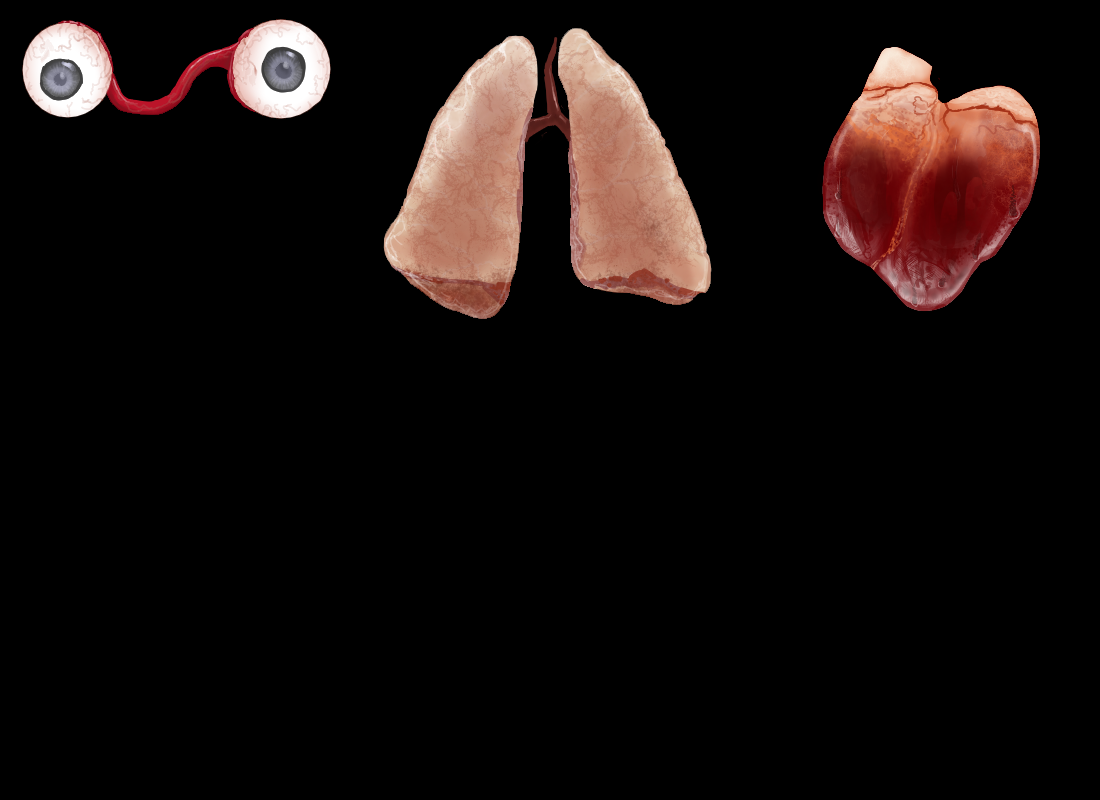
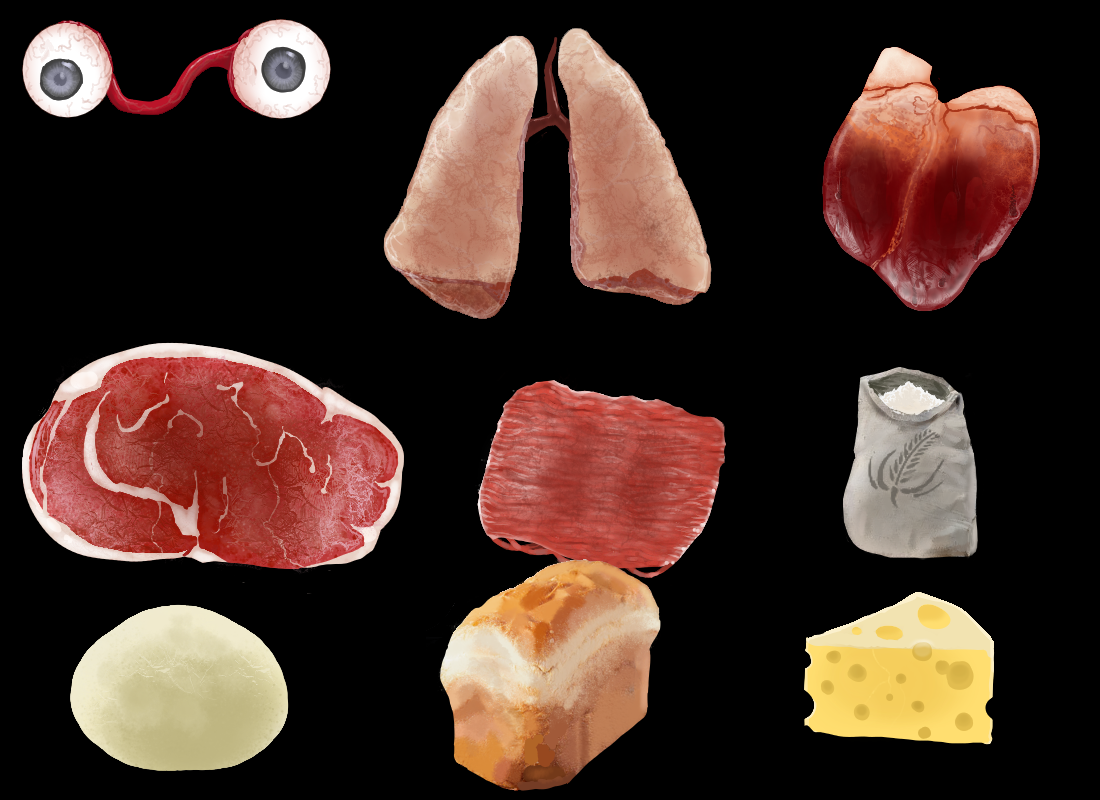
Comparing the layer stacks of the two (1100, 800) images. Changes:
added layer "cjeese" above "loaf" over [22, 342, 995, 791]
added layer "loaf" above "dough" over [320, 448, 725, 791]
added layer "dough" above "flour" over [22, 448, 448, 771]
added layer "flour" above "groud" over [320, 367, 995, 704]
added layer "groud" above "cut" over [22, 342, 995, 791]
added layer "cut" above "heart" over [22, 342, 995, 791]
renamed "Layer 13" to "heart", painted on it over [22, 342, 995, 791]
renamed "Layer 6" to "lungs", painted on it over [217, 347, 977, 472]
painted on "Layer 2" over [22, 342, 995, 791]
